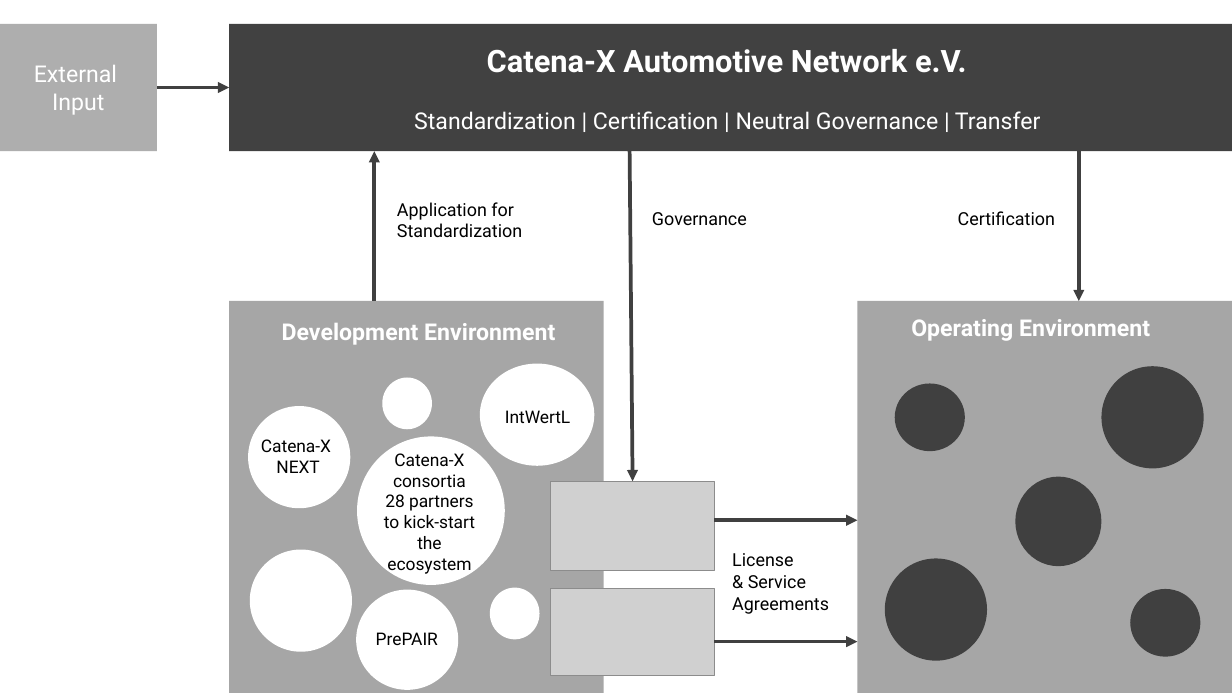
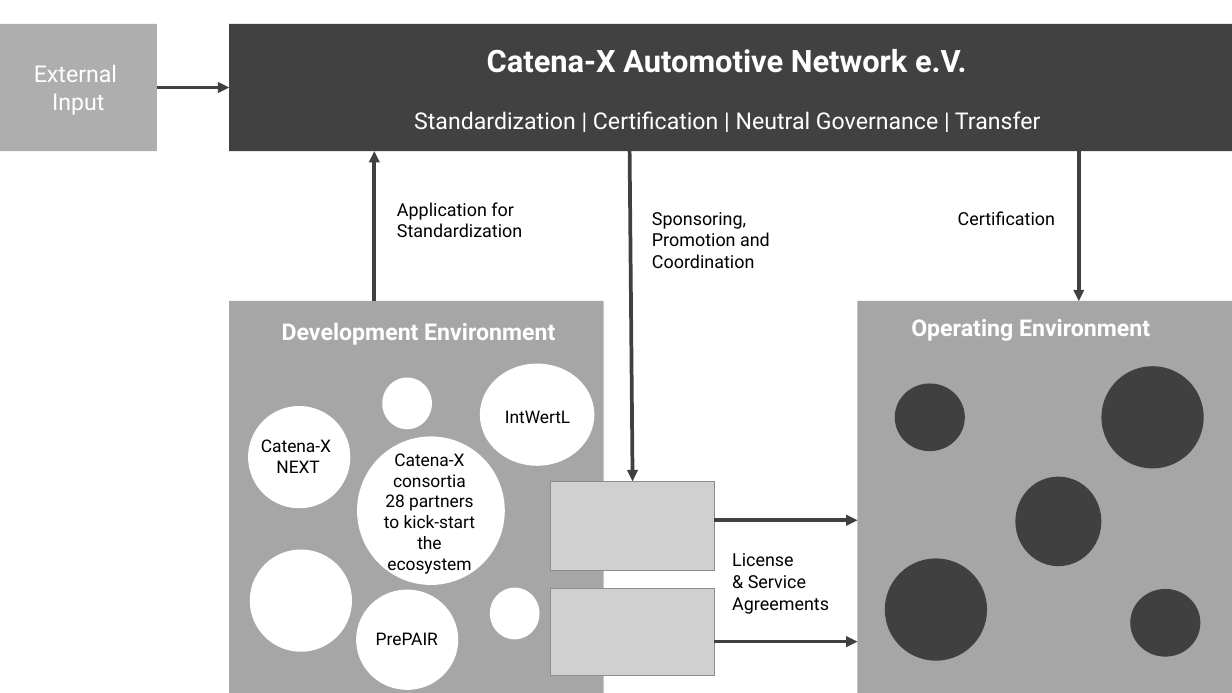
Before and after one commit to catenax-eV/catenax-ev.github.io, a slide deck: slide 2 of docs/operating-model/why-understanding-the-catena-x-data-space/assets/why-understanding-the-catena-x-data-space.pptx. Drawn at 1232x693 pixels with LibreOffice and Linux fonts; fonts in the diff are those of the drawing; grey boxes stand for pictures. Boxes give left, top, right and bottom in pixels: in the first picture for what was removed or moved away, otherwise in the second. Text is boxed around its words. In the diff, an @@ line names an element or a change of style, - is before the commit and + after.

```diff
--- a/docs/operating-model/why-understanding-the-catena-x-data-space/assets/why-understanding-the-catena-x-data-space.pptx
+++ b/docs/operating-model/why-understanding-the-catena-x-data-space/assets/why-understanding-the-catena-x-data-space.pptx
@@ text at (652,212,770,268): text changed @@
-Governance
+Sponsoring, Promotion and Coordination
```
Also in this commit, not shown: 10 other files.
